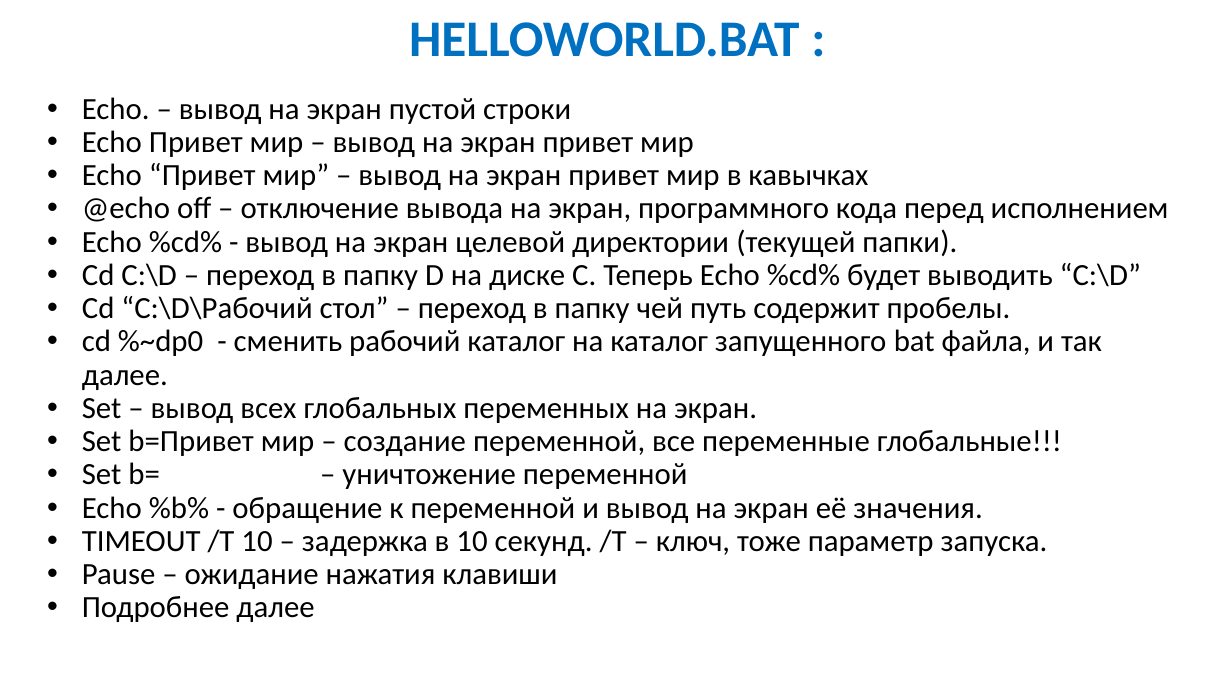
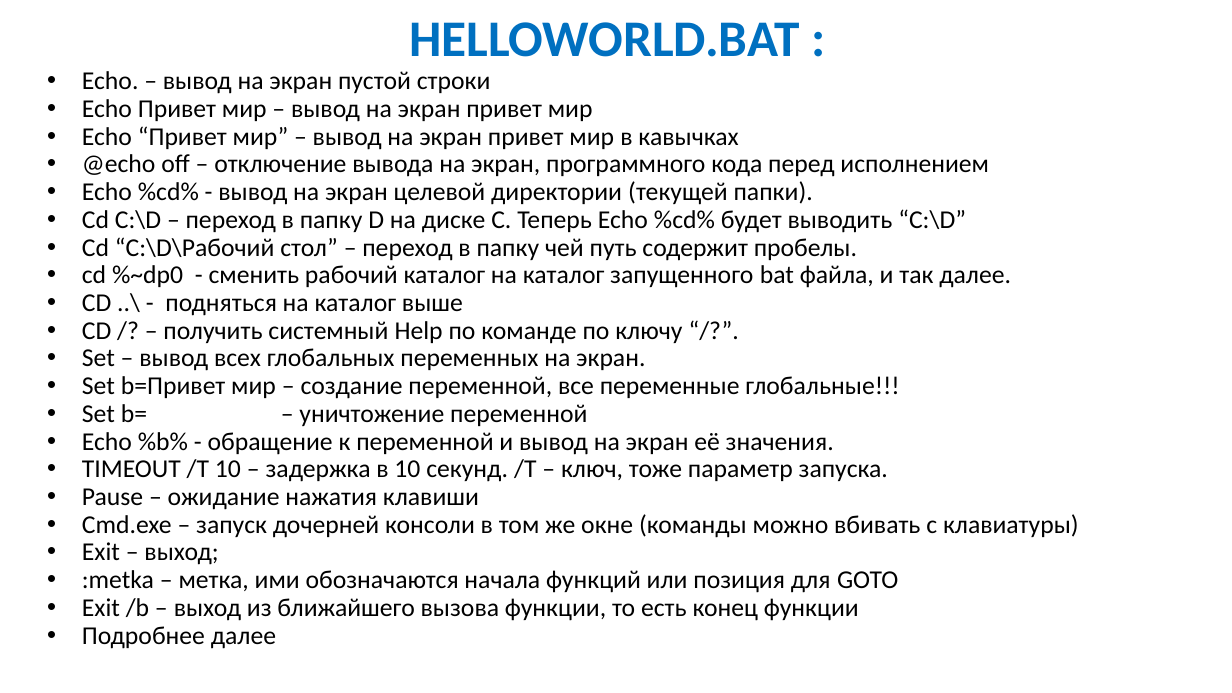
Before and after one commit to IvanSibirevV2/HowTo_Bat, a slide deck: slide 9 of Workshop/WShop.pptx. Drawn at 1232x693 pixels with LibreOffice and Linux fonts; fonts in the diff are those of the drawing. Boxes give left, top, right and bottom in pixels: in the first picture for what was removed or moved away, otherwise in the second. Text is boxed around its words. In the diff, an @@ line names an element or a change of style, - is before the commit and + after.

```diff
--- a/Workshop/WShop.pptx
+++ b/Workshop/WShop.pptx
@@ text at [82, 71, 1011, 649]: size 24 to 20 pt in "Echo. – вывод на экран пустой строки", "Echo Привет мир – вывод на экран ...", "Echo “Привет мир” – вывод на экран ...", "@echo off – отключение вывода на экран, ..." and 11 more places @@
@@ text at [82, 294, 682, 344]: paragraphs added @@
+• CD ..\ - подняться на каталог выше
+• CD /? – получить системный Help по команде по ключу “/?”.
@@ text at [82, 514, 1079, 621]: paragraphs added @@
+• Cmd.exe – запуск дочерней консоли в том же окне (команды можно вбивать с клавиатуры)
+• Exit – выход;
+• :metka – метка, ими обозначаются начала функций или позиция для GOTO
+• Exit /b – выход из ближайшего вызова функции, то есть конец функции
```
Also in this commit, not shown: 4 other slides changed, 9 slides added, 1 slide removed, 5 other files.
